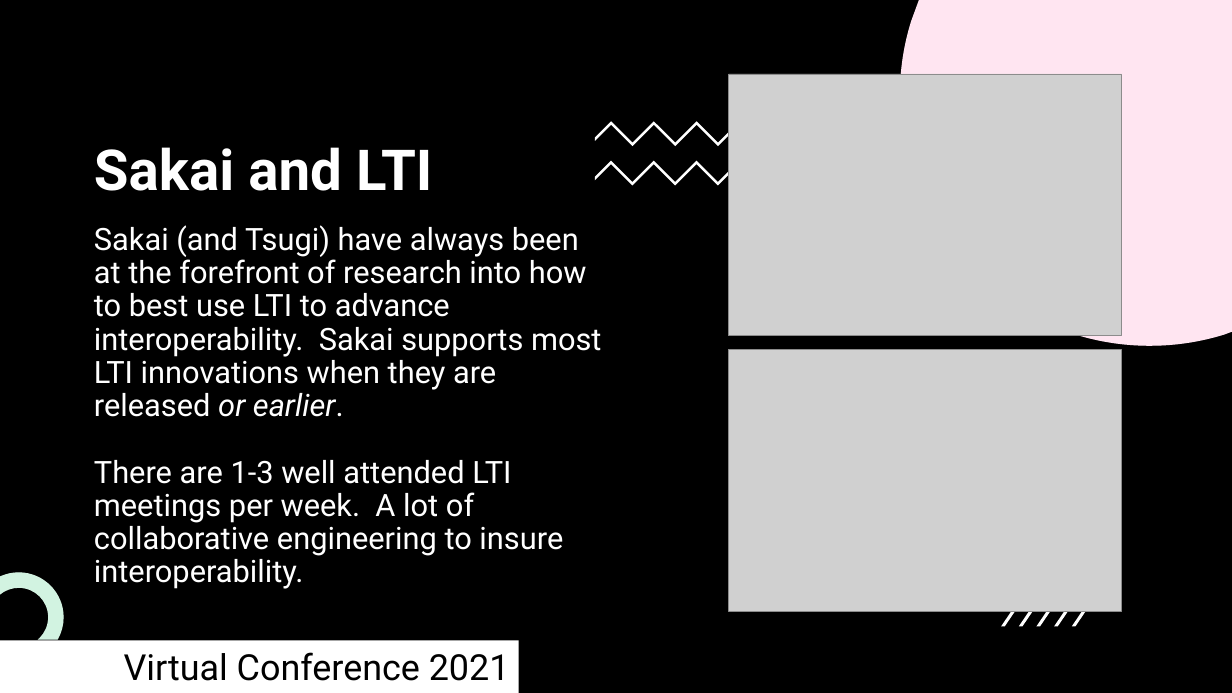
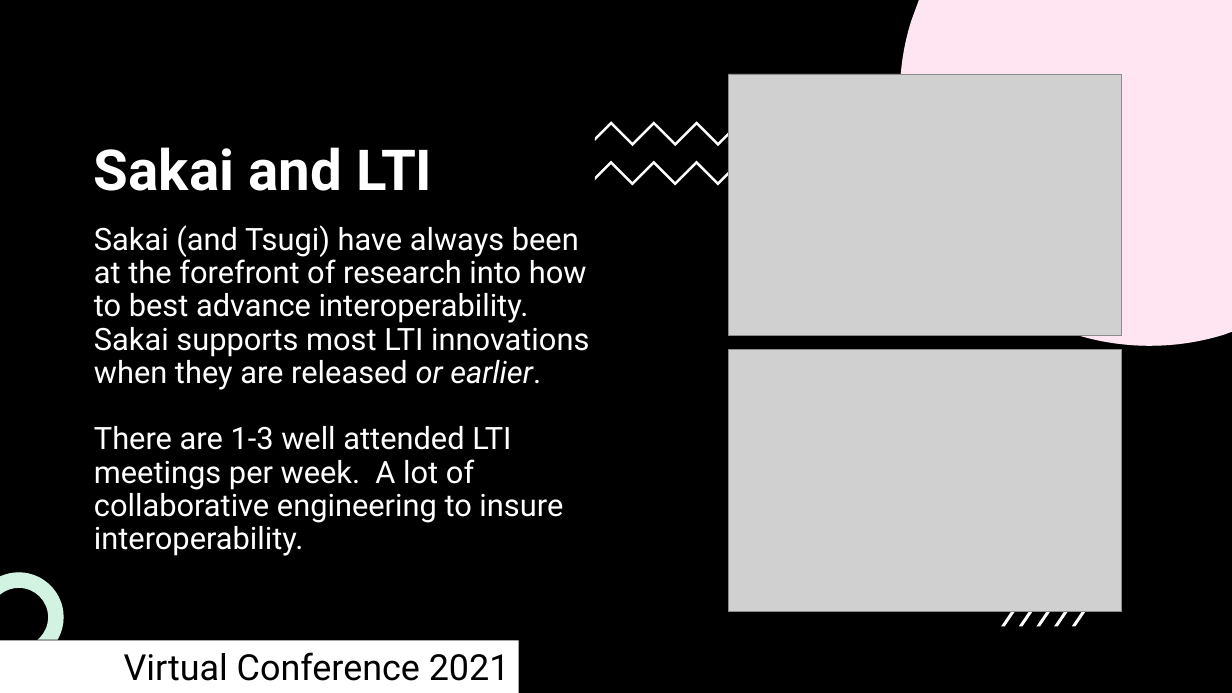
Before and after one commit to csev/talks, a slide deck: slide 3 of 2021/2021-11-12-VC-LTI.pptx. Drawn at 1232x693 pixels with LibreOffice and Linux fonts; fonts in the diff are those of the drawing; grey boxes stand for pictures; background and template pictures are left out. Boxes give left, top, right and bottom in pixels: in the first picture for what was removed or moved away, otherwise in the second. Text is boxed around its words. In the diff, an @@ line names an element or a change of style, - is before the commit and + after.

```diff
--- a/2021/2021-11-12-VC-LTI.pptx
+++ b/2021/2021-11-12-VC-LTI.pptx
@@ text at (94,225,589,390): text changed @@
-Sakai (and Tsugi) have always been at the forefront of research into how to best use LTI to advance interoperability. Sakai supports most LTI innovations when they are released or earlier.
+Sakai (and Tsugi) have always been at the forefront of research into how to best advance interoperability. Sakai supports most LTI innovations when they are released or earlier.
```
Also in this commit, not shown: 1 other slide changed, 1 other file.
